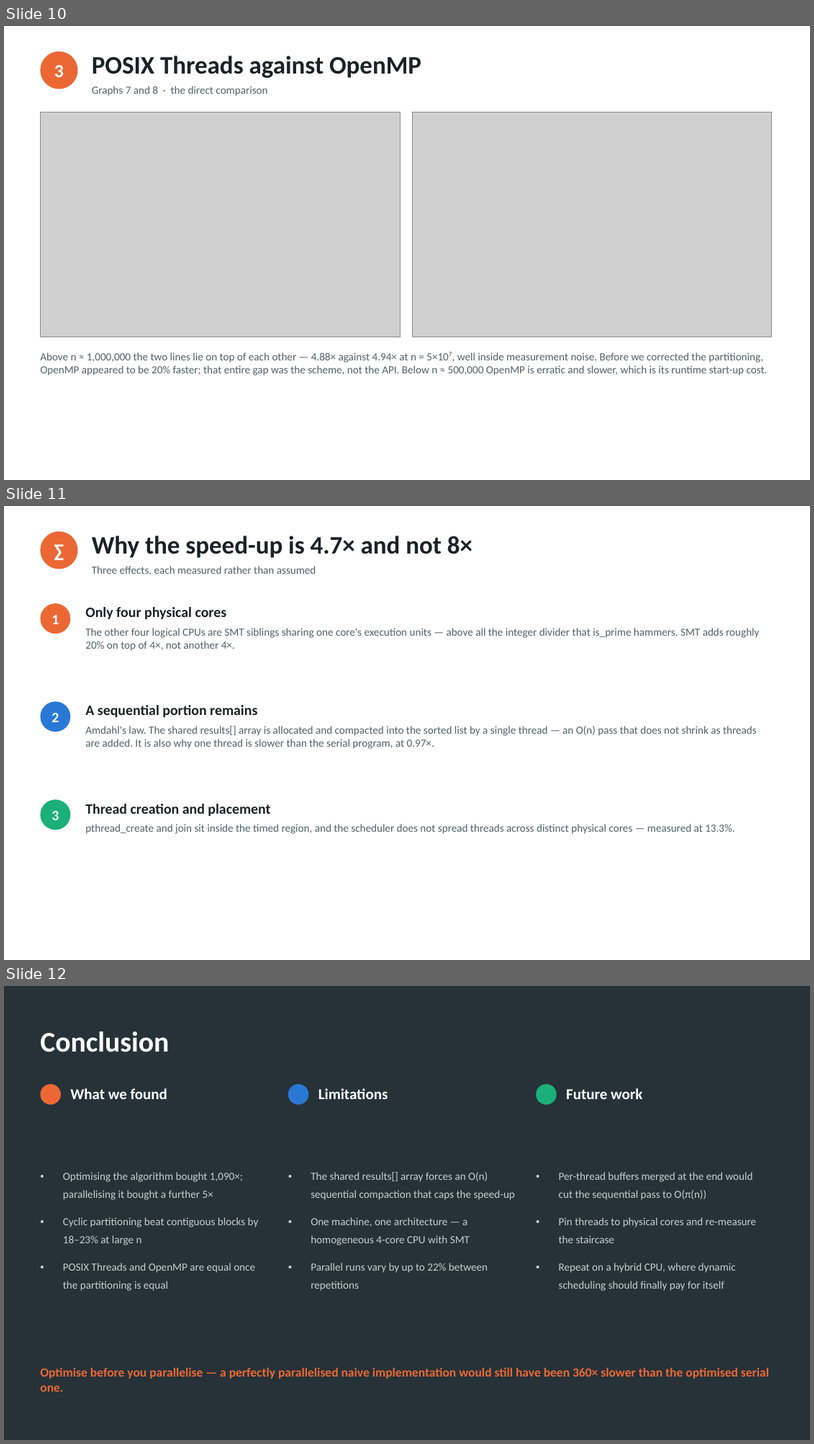
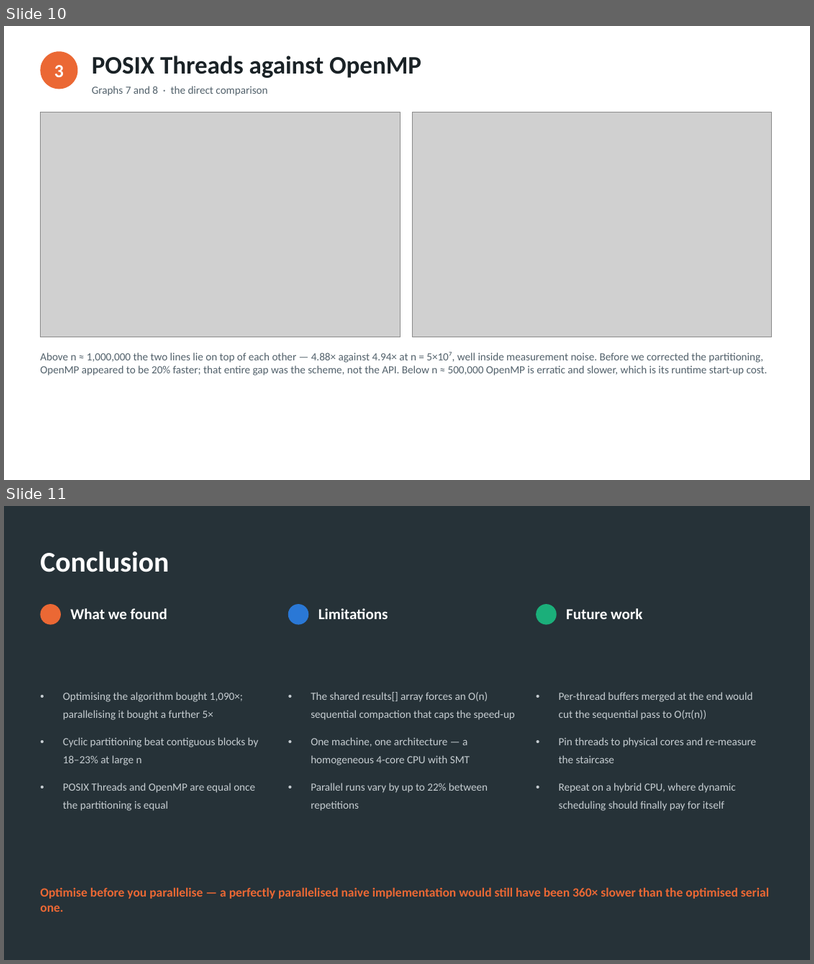
Before and after one commit to Haruto03/fit3143-lab1, a slide deck: FIT3143_Lab1_Presentation.pptx. Shown one above the other, each under a label of ours: slides 10, 11 and 12 before the commit, slides 10 and 11 after it. The pictures are 814x1444 and 814x964 pixels, drawn with LibreOffice and Linux fonts; fonts in the diff are those of the drawing; grey boxes stand for pictures. Boxes give left, top, right and bottom in pixels: in the first picture for what was removed or moved away, otherwise in the second. Text is boxed around its words. In the diff, an @@ line names an element or a change of style, - is before the commit and + after.

Commit message:
Updated student 2 name and modified slides
Trim redundant slide, relocate Amdahl's-law point on presentation deck

- Remove slide 11 ("Why the speed-up is 4.7x and not 8x") — its physical
  cores/SMT and thread-placement points duplicated slides 5 and 7
- Move its one new point (sequential compaction / Amdahl's law) into
  slide 6, next to the 0.97x-at-1-thread data point it explains
- Slide count: 15 → 14; slides 1-5, 7-10, 12 unchanged

```diff
--- a/FIT3143_Lab1_Presentation.pptx
+++ b/FIT3143_Lab1_Presentation.pptx
@@ slide 11 removed at (4, 506, 810, 960), background #FFFFFF @@
@@ ellipse removed at (40, 531, 78, 569) @@
@@ text removed at (40, 531, 78, 569) @@
-∑
@@ text removed at (92, 536, 473, 558) @@
-Why the speed-up is 4.7× and not 8×
@@ text removed at (92, 566, 316, 575) @@
-Three effects, each measured rather than assumed
@@ ellipse removed at (40, 603, 70, 633) @@
@@ text removed at (85, 607, 227, 619) @@
-Only four physical cores
@@ text removed at (52, 615, 59, 624) @@
-1
@@ text removed at (85, 628, 759, 651) @@
-The other four logical CPUs are SMT siblings sharing one core's execution units — above all the integer divider that is_prime hammers. SMT adds roughly 20% on top of 4×, not another 4×.
@@ ellipse removed at (40, 701, 70, 731) @@
@@ text removed at (52, 713, 59, 722) @@
-2
@@ text removed at (85, 705, 257, 717) @@
-A sequential portion remains
@@ text removed at (85, 726, 757, 749) @@
-Amdahl's law. The shared results[] array is allocated and compacted into the sorted list by a single thread — an O(n) pass that does not shrink as threads are added. It is also why one thread is slower than the serial program, at 0.97×.
@@ ellipse removed at (40, 800, 70, 830) @@
@@ text removed at (85, 803, 270, 816) @@
-Thread creation and placement
@@ text removed at (52, 811, 59, 820) @@
-3
@@ text removed at (85, 824, 736, 834) @@
-pthread_create and join sit inside the timed region, and the scheduler does not spread threads across distinct physical cores — measured at 13.3%.
@@ what was slide 12 is now slide 11 @@
```
Also in this commit, not shown: 1 slide changed.
